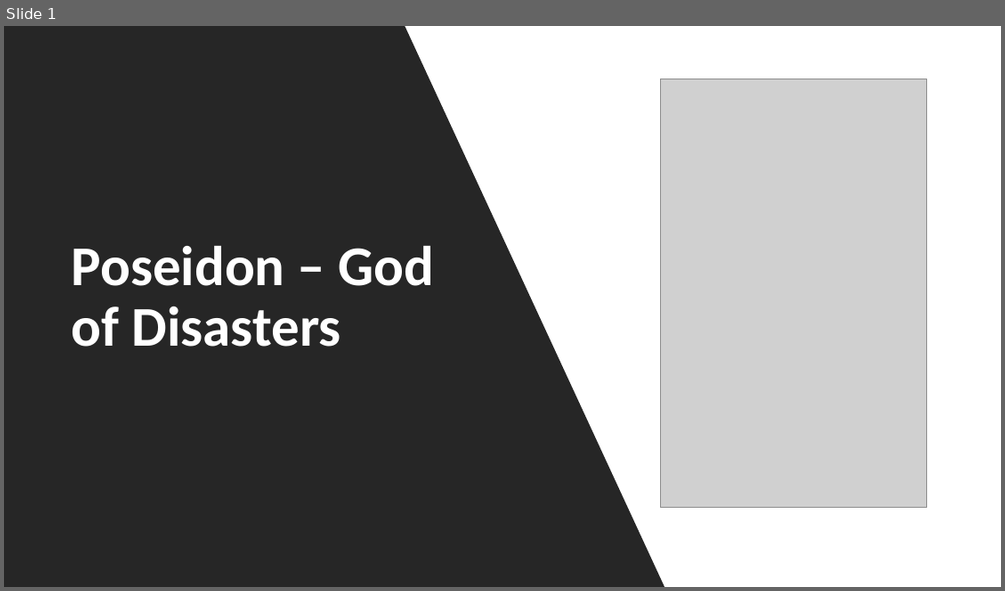
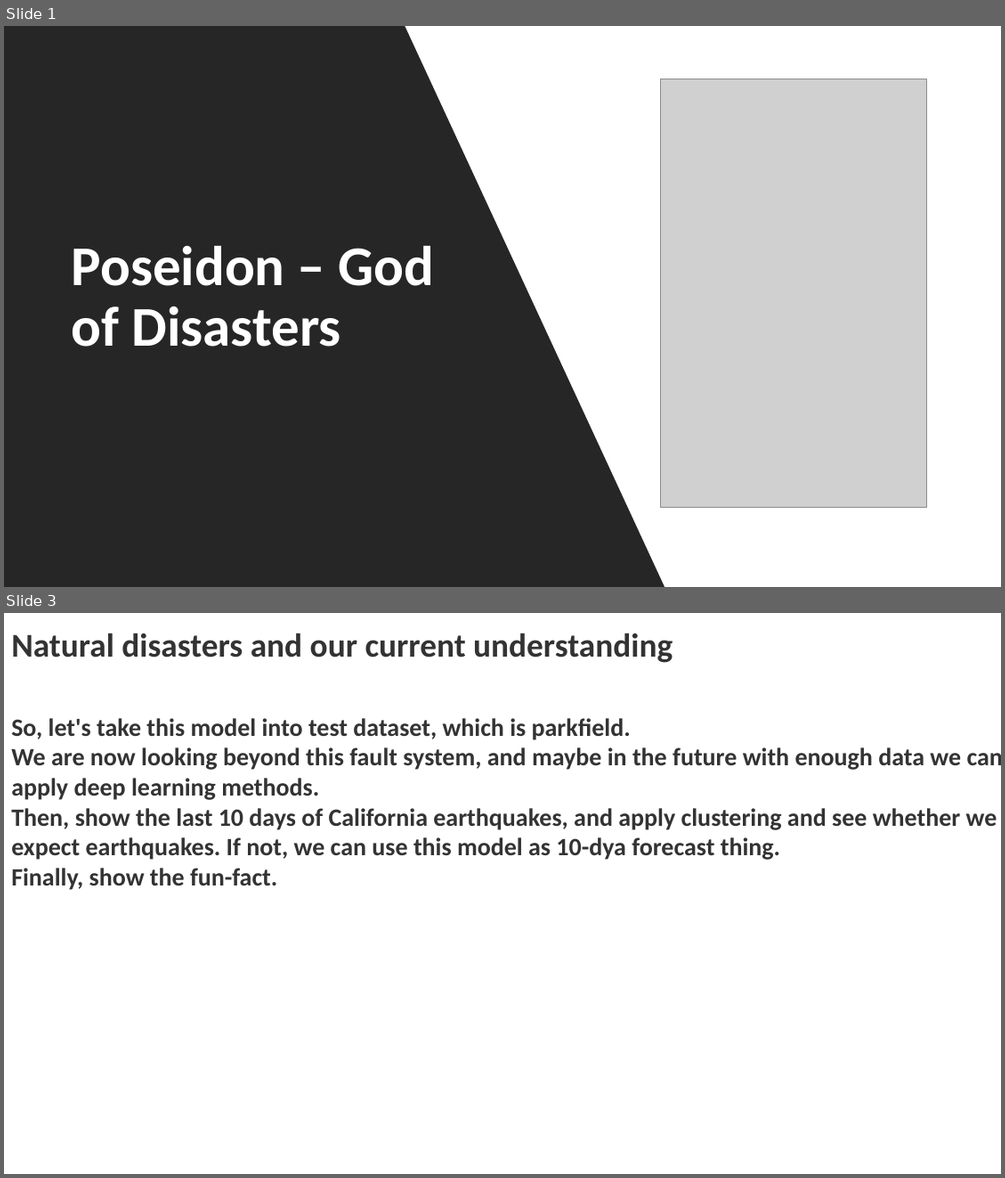
Before and after one commit to saiedmighani/earthquake_time_series_LSTM, a slide deck: Executive_slides.pptx. Shown one above the other, each under a label of ours: slide 1 before the commit, slides 1 and 3 after it; the slides between them are not shown. The pictures are 1005x591 and 1005x1178 pixels, drawn with LibreOffice and Linux fonts; fonts in the diff are those of the drawing; grey boxes stand for pictures. Boxes give left, top, right and bottom in pixels: in the first picture for what was removed or moved away, otherwise in the second. Text is boxed around its words. In the diff, an @@ line names an element or a change of style, - is before the commit and + after.

```diff
--- a/Executive_slides.pptx
+++ b/Executive_slides.pptx
@@ slide 3 added at (4, 613, 1001, 1174), background #FFFFFF @@
@@ text added at (11, 633, 672, 663), 32 pt, text #333333, bold @@
+Natural disasters and our current understanding
@@ text added at (11, 718, 1001, 890), 24 pt, text #333333, bold @@
+So, let's take this model into test dataset, which is parkfield.
+We are now looking beyond this fault system, and maybe in the future with enough data we can apply deep learning methods.
+Then, show the last 10 days of California earthquakes, and apply clustering and see whether we expect earthquakes. If not, we can use this model as 10-dya forecast thing.
+Finally, show the fun-fact.
```
Also in this commit, not shown: 1 slide changed, 1 other slide added, 6 other files.
